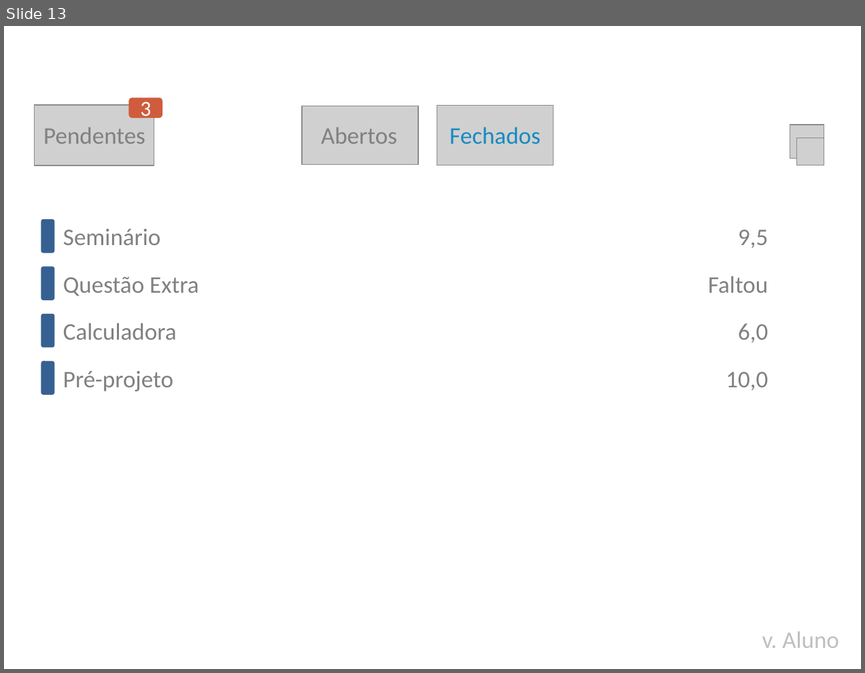
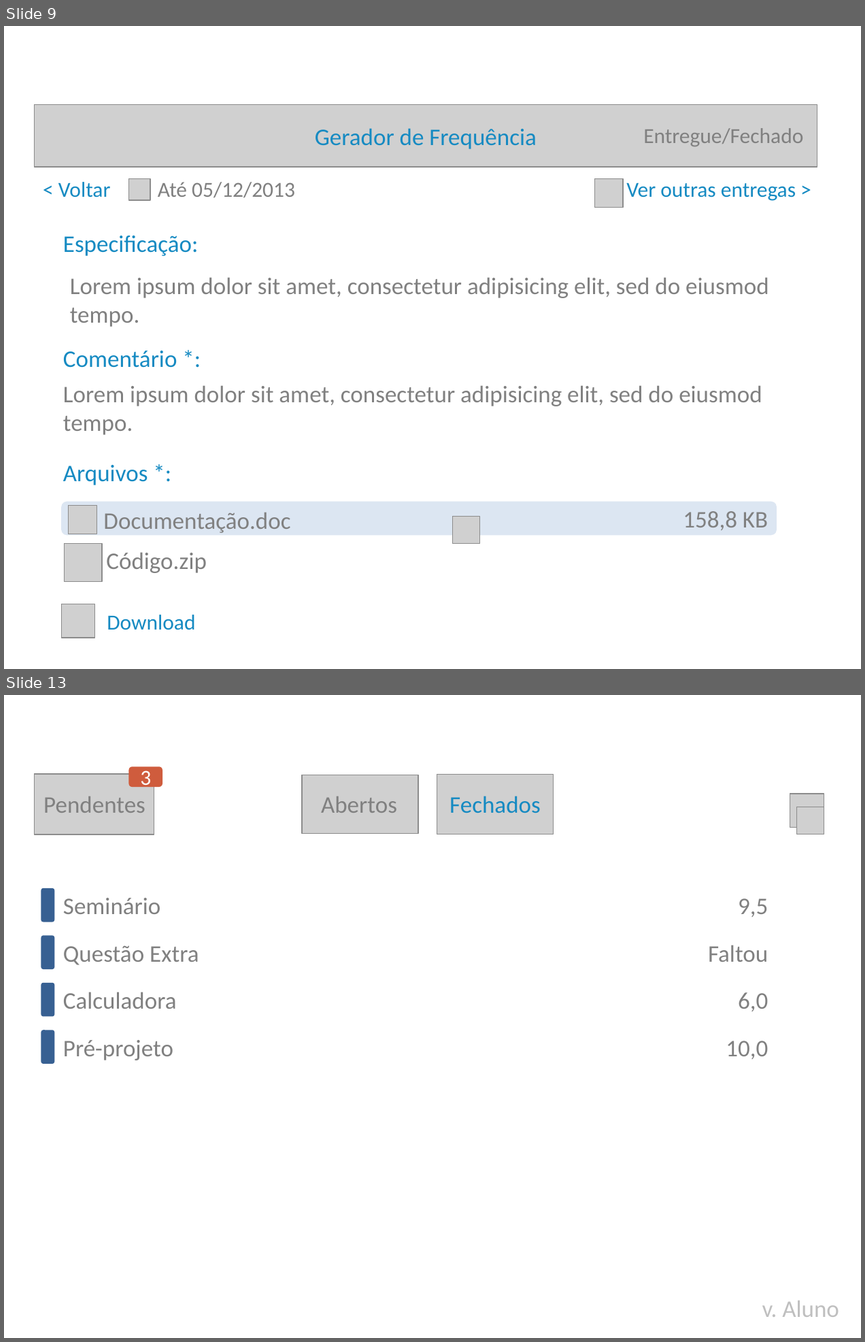
Before and after one commit to djtcin/task-center, a slide deck: prototipo/protótipo.pptx. Shown one above the other, each under a label of ours: slide 13 before the commit, slides 9 and 13 after it; the slides between them are not shown. The pictures are 865x673 and 865x1342 pixels, drawn with LibreOffice and Linux fonts; fonts in the diff are those of the drawing; grey boxes stand for pictures; background and template pictures are left out. Boxes give left, top, right and bottom in pixels: in the first picture for what was removed or moved away, otherwise in the second. Text is boxed around its words. In the diff, an @@ line names an element or a change of style, - is before the commit and + after.

```diff
--- a/prototipo/protótipo.pptx
+++ b/prototipo/protótipo.pptx
@@ slide 9 added at <box>4,26,861,669</box>, background picture (left out) @@
@@ picture added at <box>34,105,816,167</box> @@
@@ text added at <box>315,128,536,149</box>, 20 pt, text #158AC2 @@
+Gerador de Frequência
@@ text added at <box>643,128,803,146</box>, 18 pt, text #808080 @@
+Entregue/Fechado
@@ text added at <box>58,182,111,197</box>, 18 pt, text #158AC2 @@
+< Voltar
@@ picture added at <box>129,178,150,200</box> @@
@@ text added at <box>158,182,295,198</box>, 18 pt, text #808080 @@
+Até 05/12/2013
@@ picture added at <box>594,178,623,207</box> @@
@@ text added at <box>626,182,796,201</box>, 18 pt, text #158AC2 @@
+Ver outras entregas >
@@ text added at <box>63,235,198,256</box>, 20 pt, text #158AC2 @@
+Especificação:
@@ text added at <box>70,278,768,327</box>, 20 pt, text #808080 @@
+Lorem ipsum dolor sit amet, consectetur adipisicing elit, sed do eiusmod tempo.
@@ text added at <box>63,350,177,367</box>, 20 pt, text #158AC2 @@
+Comentário *:
@@ text added at <box>63,386,762,435</box>, 20 pt, text #808080 @@
+Lorem ipsum dolor sit amet, consectetur adipisicing elit, sed do eiusmod tempo.
@@ text added at <box>63,465,148,485</box>, 20 pt, text #158AC2 @@
+Arquivos *:
@@ rounded rectangle added at <box>61,501,777,535</box>, fill #DCE6F2 @@
@@ picture added at <box>68,505,96,533</box> @@
@@ text added at <box>103,512,290,533</box>, 20 pt, text #808080 @@
+Documentação.doc
@@ text added at <box>683,511,768,530</box>, 20 pt, text #808080 @@
+158,8 KB
@@ picture added at <box>453,516,479,543</box> @@
@@ picture added at <box>64,543,102,580</box> @@
@@ text added at <box>106,552,207,573</box>, 20 pt, text #808080 @@
+Código.zip
@@ picture added at <box>61,603,95,637</box> @@
@@ text added at <box>107,614,195,630</box>, 18 pt, text #158AC2 @@
+Download
@@ text added at <box>61,658,169,669</box>, 20 pt, text #158AC2 @@
+Cancelar
```
Also in this commit, not shown: 10 slides changed, 8 other slides added, 1 slide removed, 54 other files.
